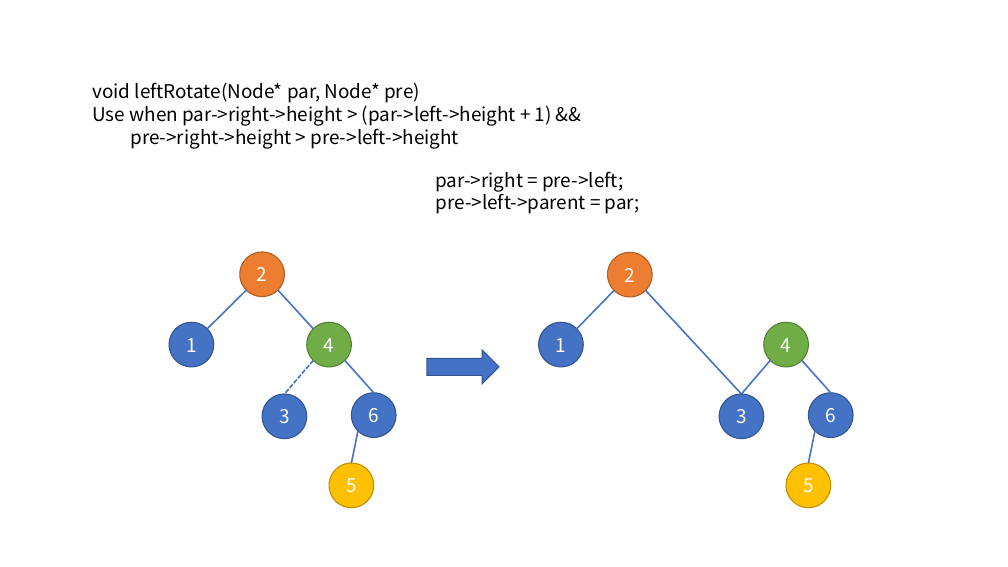
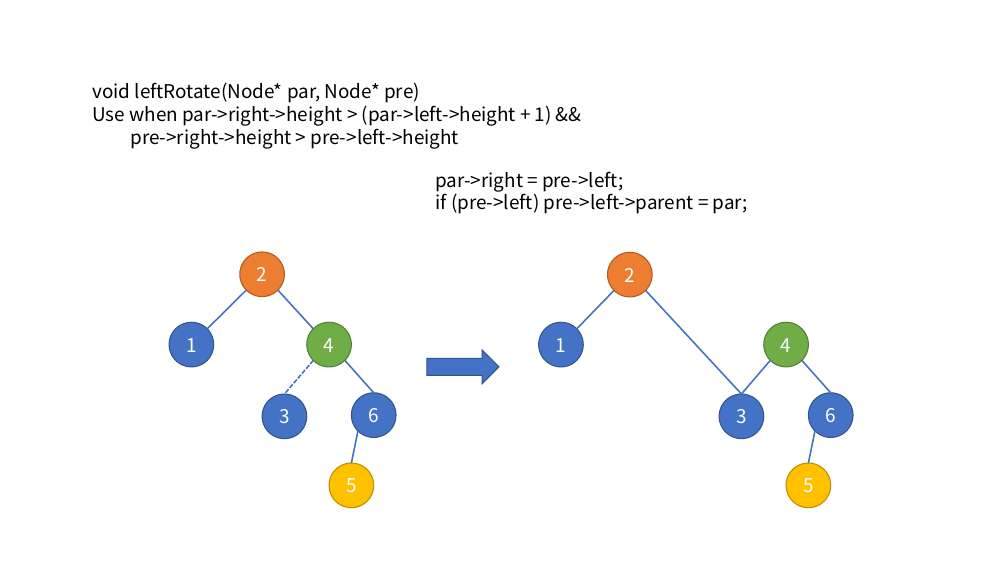
Before and after one commit to blacksea3/C--STL-test, a slide deck: slide 4 of other/CppAlgs/AVLtree.pptx. Drawn at 1008x567 pixels with LibreOffice and Linux fonts; fonts in the diff are those of the drawing. Boxes give left, top, right and bottom in pixels: in the first picture for what was removed or moved away, otherwise in the second. Text is boxed around its words. In the diff, an @@ line names an element or a change of style, - is before the commit and + after.

```diff
--- a/other/CppAlgs/AVLtree.pptx
+++ b/other/CppAlgs/AVLtree.pptx
@@ text at bbox=[436, 190, 748, 214]: text changed @@
-pre->left->parent = par;
+if (pre->left) pre->left->parent = par;
```
Also in this commit, not shown: 11 other slides changed, 8 other files.
